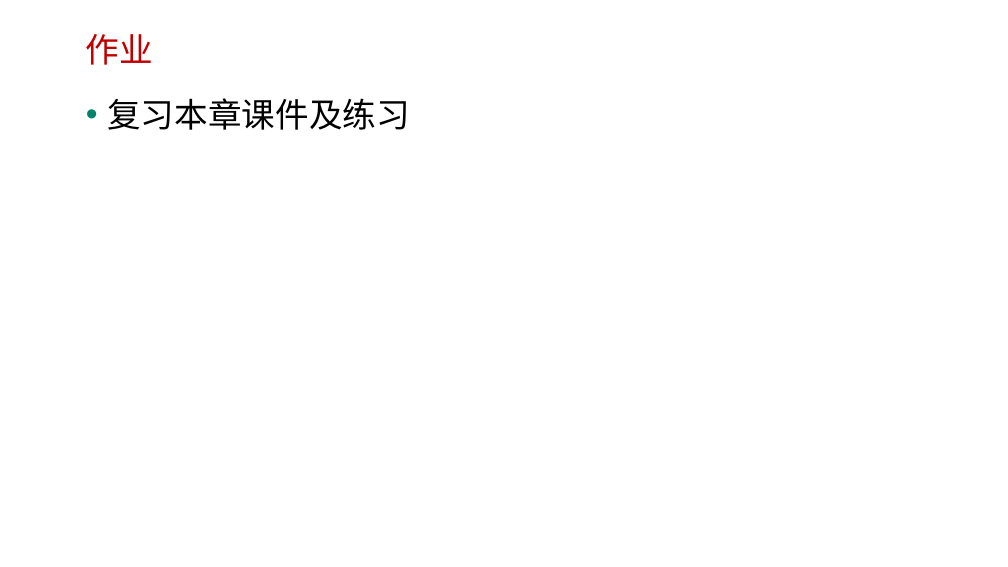
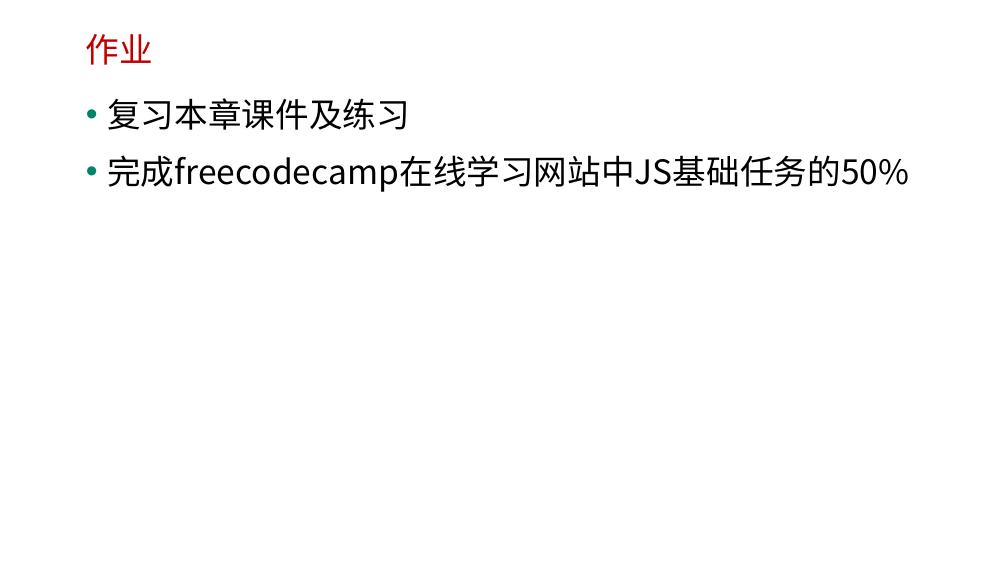
Before and after one commit to edu2act/course-javascript-advanced, a slide deck: slide 30 of 课程PPT/02.JavaScript数据类型、值与变量.pptx. Drawn at 1008x567 pixels with LibreOffice and Linux fonts; fonts in the diff are those of the drawing; background and template pictures are left out. Boxes give left, top, right and bottom in pixels: in the first picture for what was removed or moved away, otherwise in the second. Text is boxed around its words. In the diff, an @@ line names an element or a change of style, - is before the commit and + after.

```diff
--- a/课程PPT/02.JavaScript数据类型、值与变量.pptx
+++ b/课程PPT/02.JavaScript数据类型、值与变量.pptx
@@ text at (107,155,909,192): paragraph added @@
+• 完成freecodecamp在线学习网站中JS基础任务的50%
```
Also in this commit, not shown: 8 other slides changed, 11 other files.
